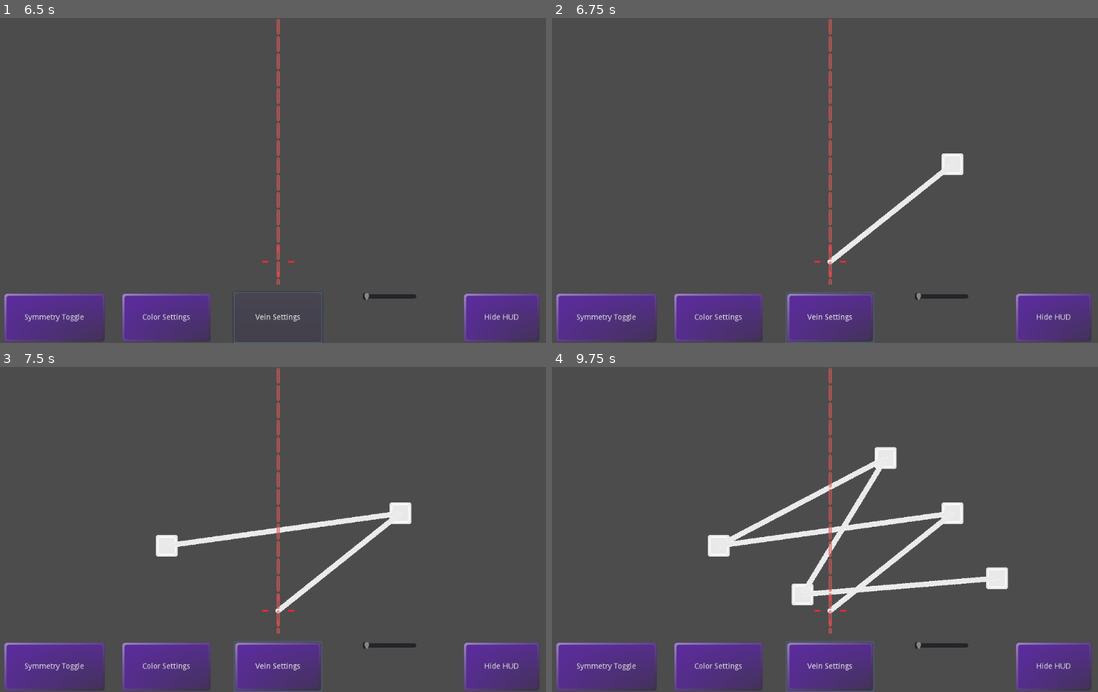
Above: before the commit, frames 1-4 (two rows, left to right).
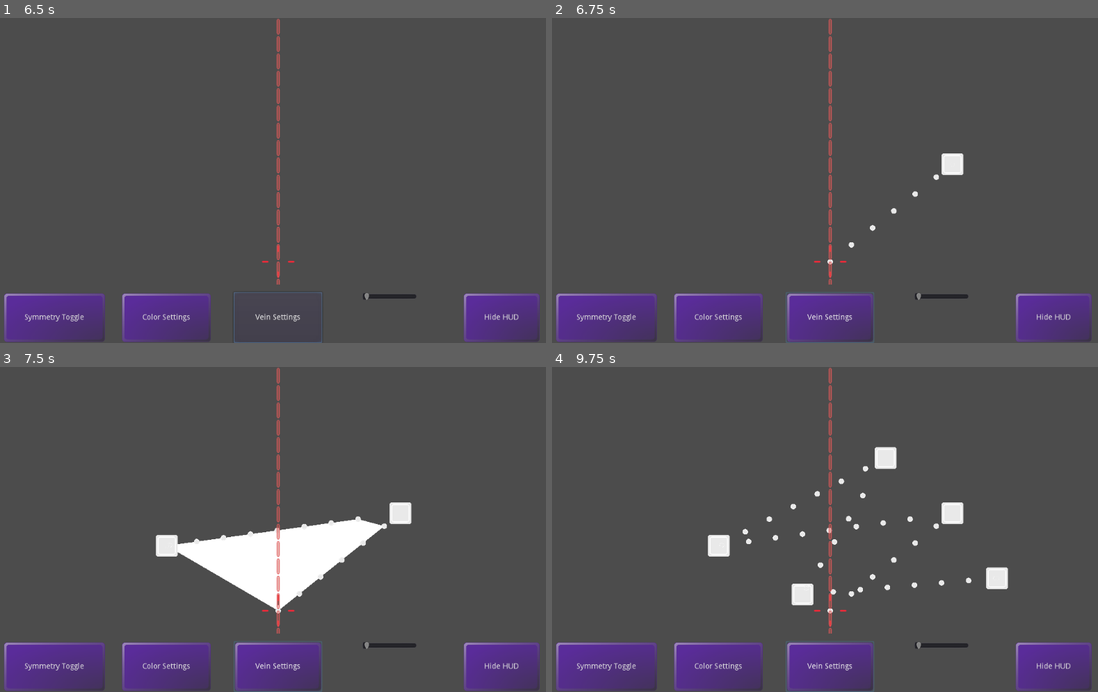
Above: after the commit, the same moments.

Repository: LettucePie/persephone
Game: Godot game, scene res://design/leafmaker.tscn
Same seed, same stepped clock (60 frames per second), same inputs: the game is played once before the commit and once after it.
Inputs (mouse positions are in pixels of both pictures, inside the frame that each line leads up to):
- Up to frame 1 (6.5 s): click "Symmetry Toggle" at 0.5 s; click "Hide HUD" at 1.25 s; click "Symmetry Toggle" at 2 s; click "Hide HUD" at 2.75 s; click "Symmetry Toggle" at 3.5 s; click "Hide HUD" at 4.25 s; click "Color Settings" at 5 s; click "Vein Settings" at 5.75 s
- Up to frame 2 (6.75 s): move the mouse to (950, 164) at 6.52 s; click (950, 164) at 6.67 s
- Up to frame 3 (7.5 s): move the mouse to (169, 545) at 7.27 s; click (169, 545) at 7.42 s
- Up to frame 4 (9.75 s): move the mouse to (885, 458) at 8.02 s; click (885, 458) at 8.17 s; move the mouse to (803, 594) at 8.77 s; click (803, 594) at 8.92 s; move the mouse to (999, 578) at 9.52 s; click (999, 578) at 9.67 s

Frame 1 is identical in both runs. In frame 2, 0.4% of the frame differs, in the area x 50-72%, y 46-76%; in frame 3, 5.3%, in the area x 32-72%, y 44-76%; in frame 4, 2.3%.

Commit message:
Assessed that Polygon2D Node is failing to draw curve_bake_points

Diff:
--- a/design/leafmaker.tscn
+++ b/design/leafmaker.tscn
@@ -17,10 +17,12 @@
 square_node_tex = ExtResource( 6 )
 circle_node_tex = ExtResource( 3 )
 node_scale = Vector2( 0.2, 0.2 )
+debug_draw = true
 
 [node name="Polygon2D" type="Polygon2D" parent="canvas"]
 visible = false
 color = Color( 0.439216, 0.627451, 0.890196, 1 )
+invert_enable = true
 
 [node name="Line2D" type="Line2D" parent="canvas"]
 visible = false
--- a/design/leafmaker_canvas.gd
+++ b/design/leafmaker_canvas.gd
@@ -3,6 +3,8 @@
 export(Texture) var square_node_tex
 export(Texture) var circle_node_tex
 export(Vector2) var node_scale = Vector2(0.1, 0.1)
+
+export(bool) var debug_draw = false
 
 
 onready var leaf_poly = $Polygon2D
@@ -26,6 +28,7 @@
 
 func _ready():
 	leaf_curve = Curve2D.new()
+	leaf_curve.set_bake_interval(50)
 	leaf_curve.add_point(leaf_origin.position, Vector2.ZERO, Vector2.ZERO)
 
 
@@ -58,6 +61,7 @@
 	leaf_points.append(LeafPoint)
 #	draw_shape()
 #	draw_curve_shape()
+	update()
 	debug_draw_curve_shape()
 
 
@@ -77,13 +81,7 @@
 
 func draw_curve_shape():
 	if leaf_curve.get_point_count() >= 3:
-		var curve_points = leaf_curve.get_baked_points()
-#		print("Curve Points Size ", curve_points.size())
-		var partial_points : PoolVector2Array = PoolVector2Array()
-		if curve_points.size() >= 50:
-			for i in 50:
-				partial_points.append(curve_points[i])
-		leaf_poly.set_polygon(partial_points)
+		leaf_poly.set_polygon(leaf_curve.get_baked_points())
 
 
 func debug_draw_curve_shape():
@@ -96,3 +94,8 @@
 		dot.position = baked_point
 		dot.add_to_group("Clear")
 		add_child(dot)
+
+
+func _draw():
+	if leaf_curve.get_baked_points().size() > 3:
+		draw_polygon(leaf_curve.get_baked_points(), PoolColorArray())
